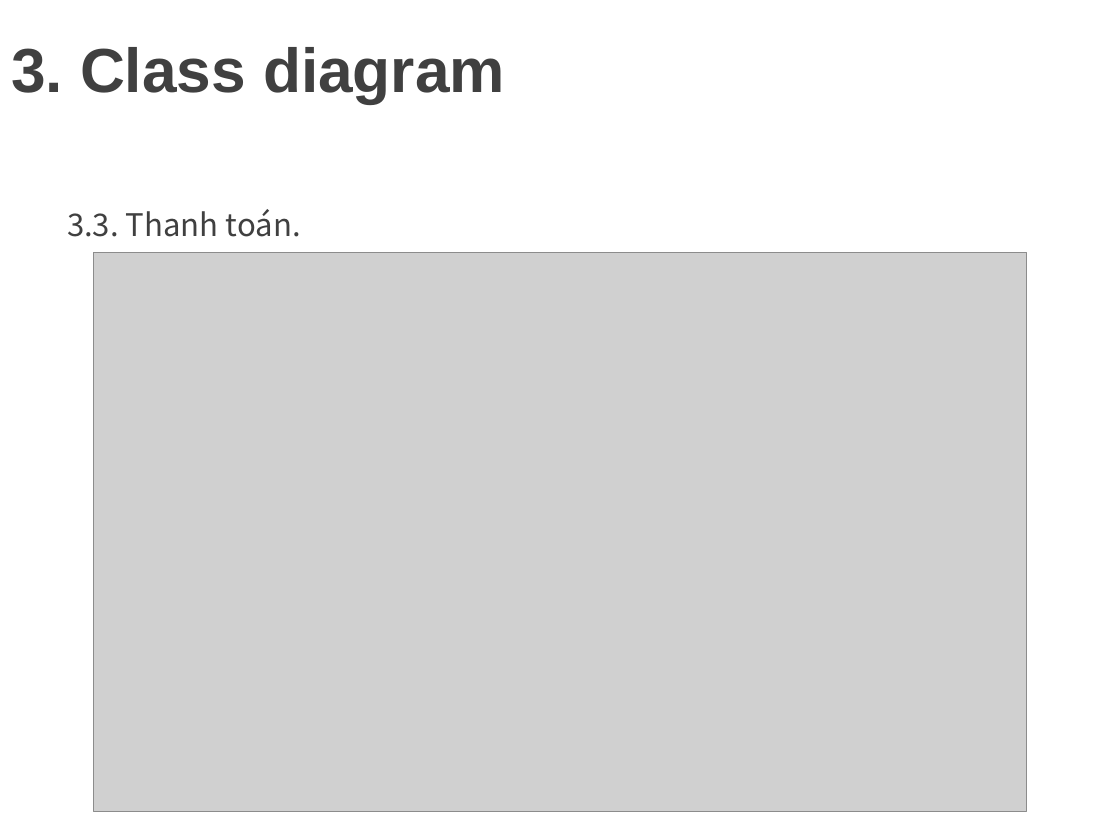
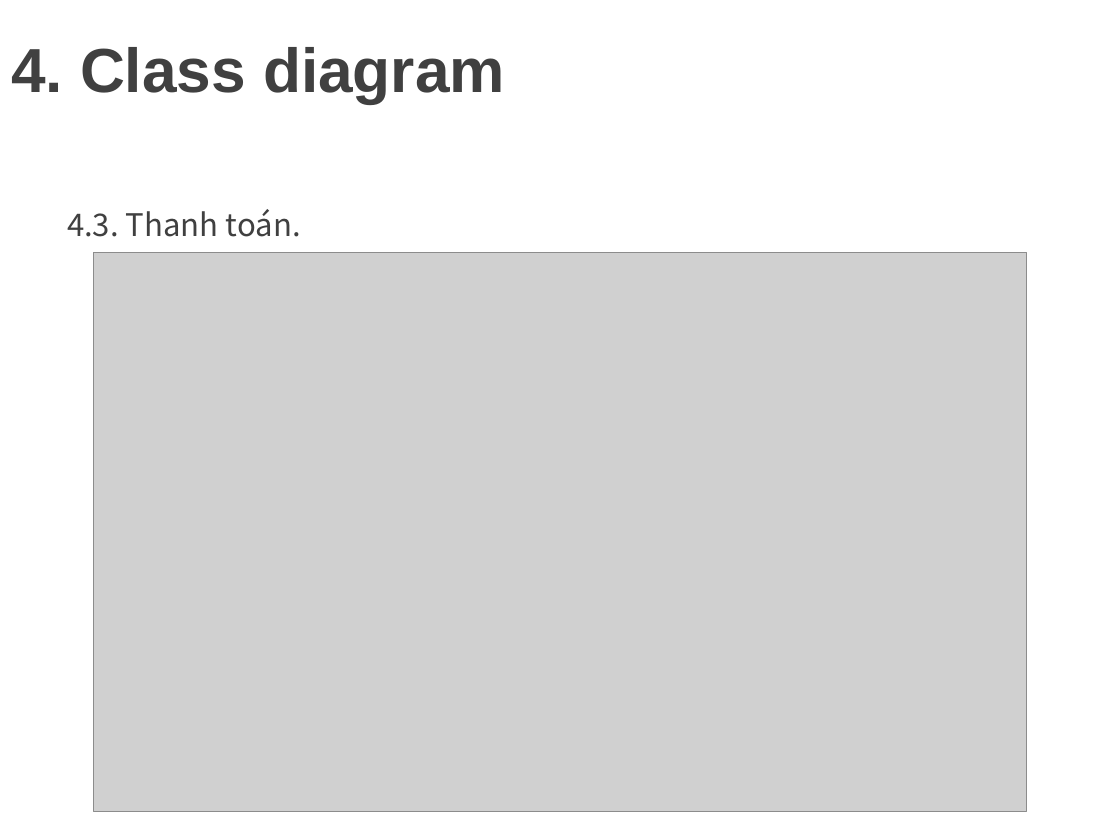
Before and after one commit to minhdat1602/2021_cnpm_group09, a slide deck: slide 21 of document_slide/slide.pptx. Drawn at 1120x840 pixels with LibreOffice and Linux fonts; fonts in the diff are those of the drawing; grey boxes stand for pictures; background and template pictures are left out. Boxes give left, top, right and bottom in pixels: in the first picture for what was removed or moved away, otherwise in the second. Text is boxed around its words. In the diff, an @@ line names an element or a change of style, - is before the commit and + after.

```diff
--- a/document_slide/slide.pptx
+++ b/document_slide/slide.pptx
@@ title at <box>11,47,505,103</box>: text changed @@
-3. Class diagram
+4. Class diagram
@@ text at <box>67,209,301,237</box>: text changed @@
-3.3. Thanh toán.
+4.3. Thanh toán.
```
Also in this commit, not shown: 3 other slides changed, 1 other file.
